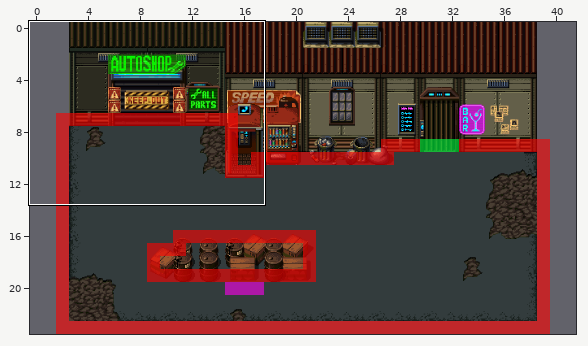
Tiled map -- output/assets/maps/world_cantina_exterior.tmx. The first picture is a wide view before the edit; the outline marks the close-up.
Close-up. As it was:
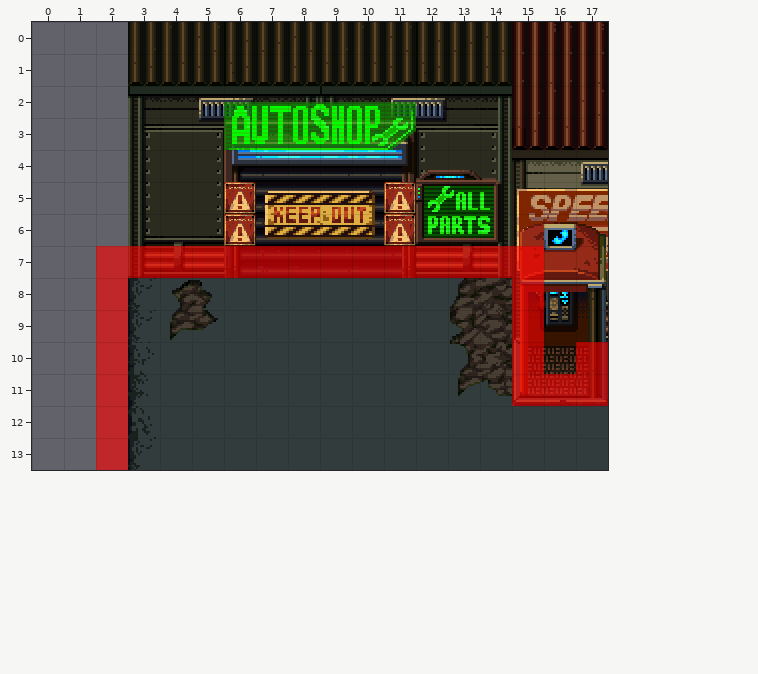
Cells are 32x32 px. Shown: x 0..17, y 0..13. The commit also changed other parts of the map, which this record leaves out. The old version is drawn lined up with the new one.
After:
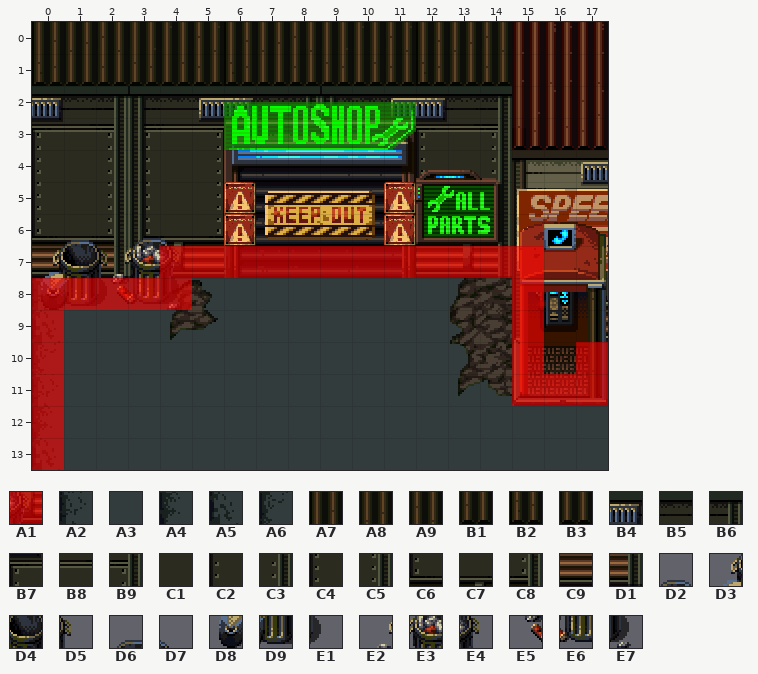
Key: from "collisions": A1 0; from "gasstation_v01_w": A2 35, A3 36, A4 61, A5 87, A6 113, A7 122, A8 123, A9 124, B1 147, B2 148, B3 149, B4 162, B5 163, B6 164, B7 188, B8 189, B9 190, C1 212, C2 214, C3 216, C4 240, C5 242, C6 266, C7 267, C8 268, C9 291, D1 294, D2 365, D3 390, D4 391, D5 392, D6 398, D7 399, D8 416, D9 417, E1 418, E2 423, E3 424, E4 425, E5 449, E6 450, E7 451.
__ is an empty cell, .. an unchanged one.
See-through tiles are keyed as they look on the map.
Diff:
map size 38x24 -> 42x24 cells (old content now starts at 2,0; both pictures use the new coordinates)
--- layer "Suelo"
@@ x 0..3 @@
- 8 __ __ __ A6
- 9 __ __ __ A6
-10 __ __ __ A2
-11 __ __ __ A4
-12 __ __ __ A5
-13 __ __ __ A6
+ 8 A2 A3 A3 A3
+ 9 A5 A3 A3 A3
+10 A6 A3 A3 A3
+11 A2 A3 A3 A3
+12 A4 A3 A3 A3
+13 A5 A3 A3 A3
--- layer "Pared"
@@ x 0..2 @@
- 0 __ __ __
- 1 __ __ __
- 2 __ __ __
- 3 __ __ __
- 4 __ __ __
- 5 __ __ __
- 6 __ __ __
- 7 __ .. __
+ 0 A7 A8 A9
+ 1 B2 B3 B1
+ 2 B4 B5 B6
+ 3 B7 B8 B9
+ 4 C2 C1 C3
+ 5 C4 C1 C5
+ 6 C6 C7 C8
+ 7 C9 .. D1
--- layer "Otros_Mundo_5"
@@ x 0..2 @@
- 6 .. __ ..
- 7 __ __ __
- 8 __ __ __
+ 6 .. D2 ..
+ 7 D3 D4 D5
+ 8 D8 D9 E1
--- layer "Otros_Mundo_2"
@@ x 2..4 @@
- 6 .. __ __
- 7 __ __ __
- 8 __ __ __
+ 6 .. D6 D7
+ 7 E2 E3 E4
+ 8 E5 E6 E7
--- layer "Collisions_Wall"
@@ x 0..4 @@
- 7 .. .. A1 A1 ..
- 8 __ __ .. __ __
- 9 __ .. A1 .. ..
-10 __ .. A1 .. ..
-11 __ .. A1 .. ..
-12 __ .. A1 .. ..
-13 __ .. A1 .. ..
+ 7 .. .. __ __ ..
+ 8 A1 A1 .. A1 A1
+ 9 A1 .. __ .. ..
+10 A1 .. __ .. ..
+11 A1 .. __ .. ..
+12 A1 .. __ .. ..
+13 A1 .. __ .. ..
